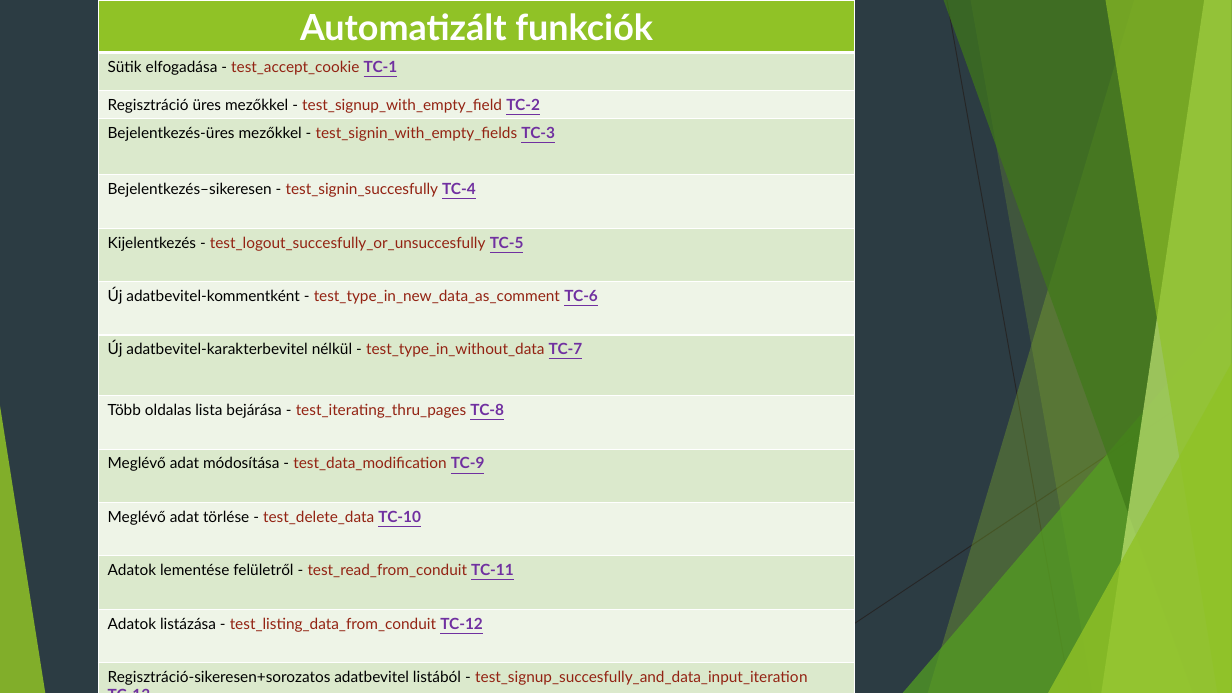
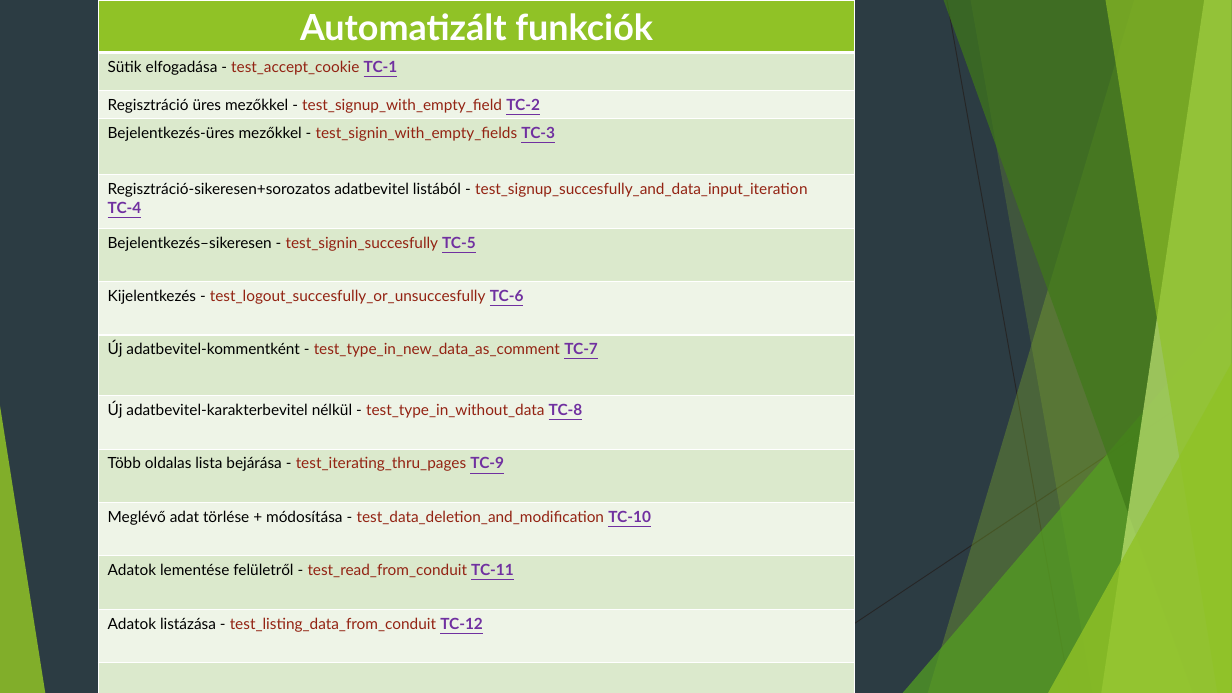
Before and after one commit to vkrisztianx86/conduit, a slide deck: slide 6 of Vizsgaremek_Prezentáció/Vizsgaremek_Prezentáció.pptx. Drawn at 1232x693 pixels with LibreOffice and Linux fonts; fonts in the diff are those of the drawing. Boxes give left, top, right and bottom in pixels: in the first picture for what was removed or moved away, otherwise in the second. Text is boxed around its words. In the diff, an @@ line names an element or a change of style, - is before the commit and + after.

```diff
--- a/Vizsgaremek_Prezentáció/Vizsgaremek_Prezentáció.pptx
+++ b/Vizsgaremek_Prezentáció/Vizsgaremek_Prezentáció.pptx
@@ table at [99, 0, 855, 693] @@
-row 5, column 1: Bejelentkezés–sikeresen - test_signin_succesfully TC-4
+row 5, column 1: Regisztráció-sikeresen+sorozatos adatbevitel listából - test_signup_succesfully_and_data_input_iteration / TC-4
-row 6, column 1: Kijelentkezés - test_logout_succesfully_or_unsuccesfully TC-5
+row 6, column 1: Bejelentkezés–sikeresen - test_signin_succesfully TC-5
-row 7, column 1: Új adatbevitel-kommentként - test_type_in_new_data_as_comment TC-6
+row 7, column 1: Kijelentkezés - test_logout_succesfully_or_unsuccesfully TC-6
-row 8, column 1: Új adatbevitel-karakterbevitel nélkül - test_type_in_without_data TC-7
+row 8, column 1: Új adatbevitel-kommentként - test_type_in_new_data_as_comment TC-7
-row 9, column 1: Több oldalas lista bejárása - test_iterating_thru_pages TC-8
+row 9, column 1: Új adatbevitel-karakterbevitel nélkül - test_type_in_without_data TC-8
-row 10, column 1: Meglévő adat módosítása - test_data_modification TC-9
+row 10, column 1: Több oldalas lista bejárása - test_iterating_thru_pages TC-9
-row 11, column 1: Meglévő adat törlése - test_delete_data TC-10
+row 11, column 1: Meglévő adat törlése + módosítása - test_data_deletion_and_modification TC-10
-row 14, column 1: Regisztráció-sikeresen+sorozatos adatbevitel listából - test_signup_succesfully_and_data_input_iteration TC-13
+row 14, column 1: 
```
Also in this commit, not shown: 2 other slides changed, 1 other file.
